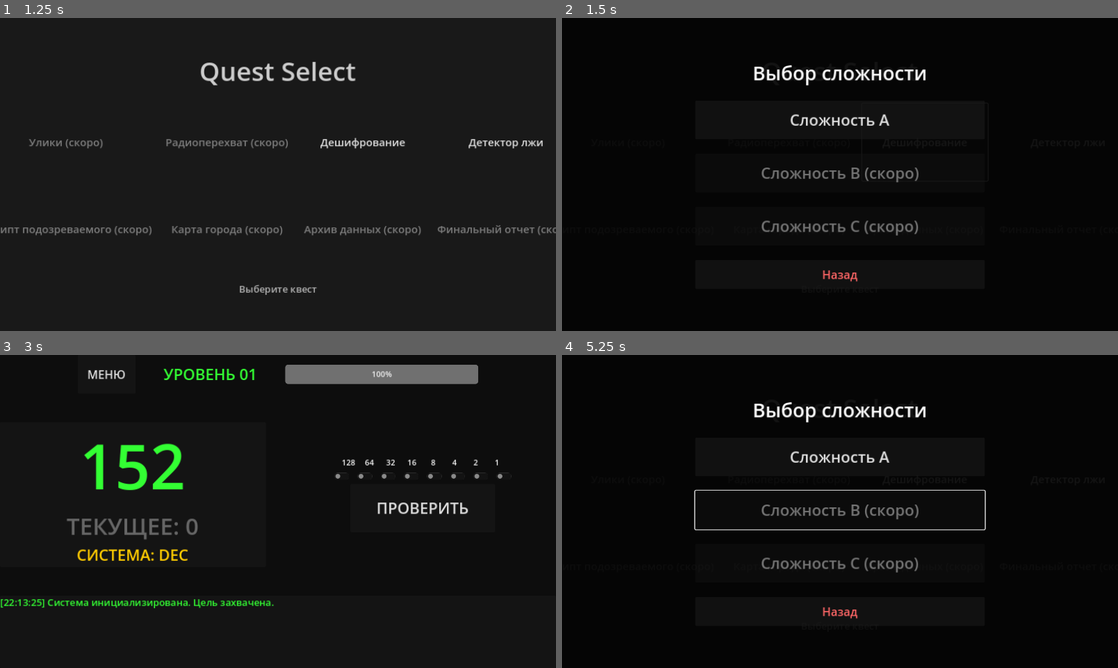
Above: before the commit, frames 1-4 (two rows, left to right).
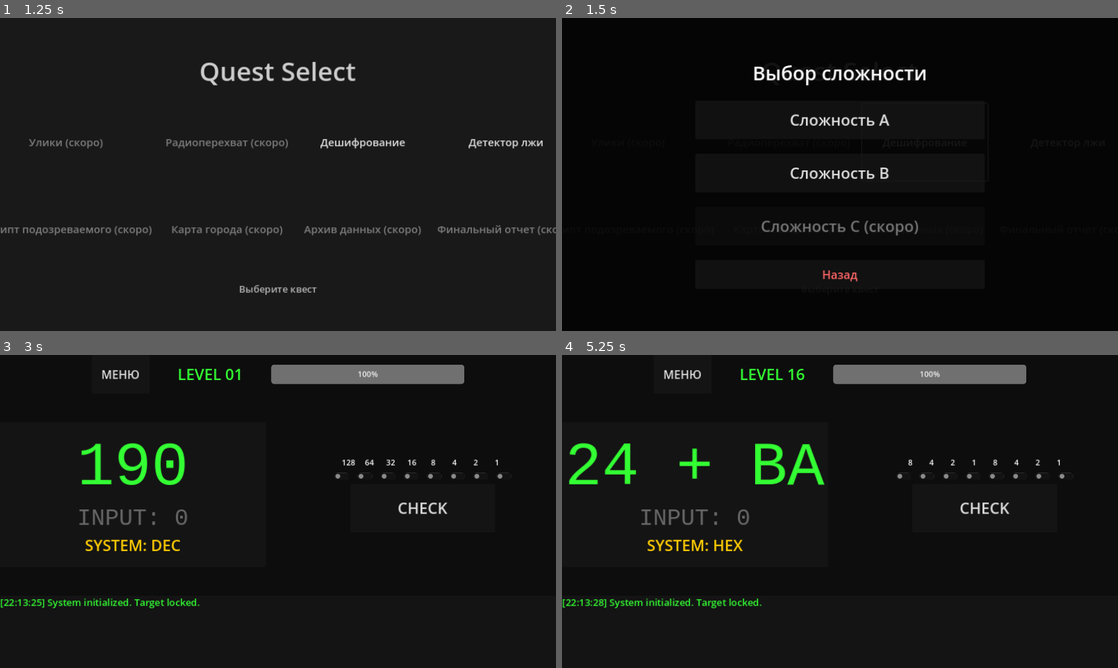
Above: after the commit, the same moments.

Repository: Nurik-dotcom/untmatric
Game: Godot game, scene res://scenes/MainMenu.tscn
The game is run twice, just before and just after one commit, with the same random seed, the same clock (stepped at 60 frames per second) and the same inputs.
Inputs (mouse positions are in pixels of both pictures, inside the frame that each line leads up to):
- Up to frame 1 (1.25 s): click "Start" at 0.5 s
- Up to frame 2 (1.5 s): click "Дешифрование" at 1.25 s
- Up to frame 3 (3 s): click "Детектор лжи" at 2 s; click "Сложность A" at 2.75 s
- Up to frame 4 (5.25 s): click "МЕНЮ" at 3.5 s; click "Дешифрование" at 4.25 s; click (840, 511) at 5 s, where only the run after the commit has a clickable "Сложность B"

Frame 1 is identical in both runs. In frame 2, 0.6% of the frame differs, in the area x 35-65%, y 47-53%; in frame 3, 4.6%; in frame 4, 8.1%, in the area x 0-92%, y 3-85%.

Commit message:
Descryptor B

Diff:
--- a/scenes/Decryptor.gd
+++ b/scenes/Decryptor.gd
@@ -19,6 +19,11 @@
 var current_input: int = 0
 var is_level_active: bool = false
 
+const SWIPE_MIN: float = 60.0
+const SWIPE_MAX_Y: float = 40.0
+var _swipe_start_pos: Vector2 = Vector2.ZERO
+var _swipe_tracking: bool = false
+
 # System Colors
 const COLOR_NORMAL = Color("33ff33") # Green
 const COLOR_WARN = Color("ffcc00")   # Amber
@@ -48,12 +53,37 @@
 	# Start Game Immediately (Modal is now in QuestSelect)
 	start_level(GlobalMetrics.current_level_index)
 
+func _unhandled_input(event):
+	if event is InputEventScreenTouch:
+		if event.pressed:
+			if _is_in_switches(event.position):
+				_swipe_start_pos = event.position
+				_swipe_tracking = true
+		else:
+			if _swipe_tracking:
+				var delta = event.position - _swipe_start_pos
+				if abs(delta.x) >= SWIPE_MIN and abs(delta.y) <= SWIPE_MAX_Y:
+					_apply_shift_left()
+				_swipe_tracking = false
+	elif event is InputEventMouseButton:
+		# Desktop swipe simulation with mouse drag
+		if event.pressed:
+			if _is_in_switches(event.position):
+				_swipe_start_pos = event.position
+				_swipe_tracking = true
+		else:
+			if _swipe_tracking:
+				var delta_mouse = event.position - _swipe_start_pos
+				if abs(delta_mouse.x) >= SWIPE_MIN and abs(delta_mouse.y) <= SWIPE_MAX_Y:
+					_apply_shift_left()
+				_swipe_tracking = false
+
 func start_level(level_idx):
 	GlobalMetrics.start_level(level_idx)
 	is_level_active = true
 
-	# Generate Target
-	current_target = randi_range(1, 255)
+	# Target from GlobalMetrics (A or B)
+	current_target = GlobalMetrics.current_target_value
 	current_input = 0
 
 	# Update UI for Mode
@@ -64,26 +94,21 @@
 	for child in container_switches.get_children():
 		child.set_pressed_no_signal(false)
 
-	# Display Target
-	var display_text = ""
-	if mode == "DEC":
-		display_text = "%d" % current_target
-	elif mode == "OCT":
-		display_text = "%o" % current_target
-	elif mode == "HEX":
-		display_text = "%X" % current_target
-
-	lbl_target.text = display_text
-	lbl_system.text = "СИСТЕМА: %s" % mode
-	lbl_level.text = "УРОВЕНЬ %02d" % (level_idx + 1)
-	btn_check.text = "ПРОВЕРИТЬ"
-
-	log_message("Система инициализирована. Цель захвачена.", COLOR_NORMAL)
+	# Display Target or Example
+	if level_idx >= 15:
+		lbl_target.text = _format_example(mode)
+	else:
+		lbl_target.text = _format_value(current_target, mode)
+
+	lbl_system.text = "SYSTEM: %s" % mode
+	lbl_level.text = "LEVEL %02d" % (level_idx + 1)
+	btn_check.text = "CHECK"
+
+	log_message("System initialized. Target locked.", COLOR_NORMAL)
 	_on_stability_changed(100.0, 0)
 
 	# Reset preview
 	update_preview_display()
-
 func update_visuals_for_mode(mode):
 	var weights = []
 	if mode == "DEC":
@@ -100,24 +125,9 @@
 		labels[i].text = str(weights[i])
 
 func update_preview_display():
-	# Only visible for Complexity A (Levels 0-14)
-	if GlobalMetrics.current_level_index >= 15:
-		lbl_preview.visible = false
-		return
-
 	lbl_preview.visible = true
 	var mode = GlobalMetrics.current_mode
-	var preview_text = ""
-
-	if mode == "DEC":
-		preview_text = "ТЕКУЩЕЕ: %d" % current_input
-	elif mode == "OCT":
-		preview_text = "ТЕКУЩЕЕ: %o" % current_input
-	elif mode == "HEX":
-		preview_text = "ТЕКУЩЕЕ: %X" % current_input
-
-	lbl_preview.text = preview_text
-
+	lbl_preview.text = "INPUT: %s" % _format_value(current_input, mode)
 func _on_switch_toggled(pressed: bool, bit_index: int):
 	# Bit index 0 in UI is usually MSB (leftmost), but mathematically bit 0 is LSB.
 	# Let's assume UI is MSB -> LSB (Switch 0 is 128, Switch 7 is 1).
@@ -171,10 +181,9 @@
 func _on_stability_changed(new_val, change):
 	progress_stability.value = new_val
 	if new_val <= 0:
-		log_message("КРИТИЧЕСКИЙ СБОЙ. БЛОКИРОВКА СИСТЕМЫ.", COLOR_ERROR)
 		is_level_active = false
 		btn_check.disabled = true
-
+		start_safe_mode_analysis()
 func _on_shield_triggered(name, duration):
 	log_message("ЩИТ БЕЗОПАСНОСТИ: %s. ЖДИТЕ %s с." % [name, duration], COLOR_WARN)
 	# Could disable button here
@@ -189,7 +198,97 @@
 	log_text.add_text("[%s] %s\n" % [time_str, msg])
 	log_text.pop()
 
+func _is_in_switches(pos: Vector2) -> bool:
+	return container_switches.get_global_rect().has_point(pos)
+
+func _apply_shift_left():
+	current_input = (current_input << 1) & 0xFF
+	_sync_switches_to_input()
+	update_preview_display()
+
+func _sync_switches_to_input():
+	var switches = container_switches.get_children()
+	for i in range(switches.size()):
+		var bit = 7 - i
+		var pressed = ((current_input >> bit) & 1) == 1
+		switches[i].set_pressed_no_signal(pressed)
+
+func _format_value(val: int, mode: String) -> String:
+	if mode == "DEC":
+		return "%d" % val
+	elif mode == "OCT":
+		return "%o" % val
+	elif mode == "HEX":
+		return "%X" % val
+	return "%d" % val
+
+func _format_example(mode: String) -> String:
+	var a = GlobalMetrics.current_reg_a
+	var b = GlobalMetrics.current_reg_b
+	var op = GlobalMetrics.current_operator
+	var a_txt = _format_value(a, mode)
+	var b_txt = _format_value(b, mode)
+	if op == GlobalMetrics.Operator.ADD:
+		return "%s + %s" % [a_txt, b_txt]
+	elif op == GlobalMetrics.Operator.SUB:
+		return "%s - %s" % [a_txt, b_txt]
+	else:
+		return "%s << %s" % [a_txt, b_txt]
+
+func start_safe_mode_analysis():
+	log_message("РЕЖИМ БЕЗОПАСНОСТИ: анализ переноса", COLOR_WARN)
+	if GlobalMetrics.current_level_index < 15:
+		log_message("Анализ доступен только для уровней арифметики.", COLOR_WARN)
+		return
+
+	var a = GlobalMetrics.current_reg_a
+	var b = GlobalMetrics.current_reg_b
+	var op = GlobalMetrics.current_operator
+
+	if op == GlobalMetrics.Operator.ADD:
+		var carry = 0
+		for bit in range(8):
+			var abit = (a >> bit) & 1
+			var bbit = (b >> bit) & 1
+			var sum = abit + bbit + carry
+			var res = sum & 1
+			var new_carry = (sum >> 1) & 1
+			log_message("Разряд %d: %d+%d+%d = %d, перенос %d" % [bit + 1, abit, bbit, carry, res, new_carry], COLOR_WARN)
+			var input_bit = (current_input >> bit) & 1
+			if input_bit != res:
+				log_message("Ошибка в %d-м разряде: %d+%d+%d=10, перенос -> %d" % [bit + 1, abit, bbit, carry, bit + 2], COLOR_ERROR)
+				break
+			carry = new_carry
+	elif op == GlobalMetrics.Operator.SUB:
+		var borrow = 0
+		for bit in range(8):
+			var abit = (a >> bit) & 1
+			var bbit = (b >> bit) & 1
+			var diff = abit - bbit - borrow
+			var used_borrow = borrow
+			if diff < 0:
+				diff += 2
+				borrow = 1
+				if bit == 3:
+					log_message("Заём из старшего полубайта", COLOR_WARN)
+			else:
+				borrow = 0
+			log_message("Разряд %d: %d-%d-%d = %d" % [bit + 1, abit, bbit, used_borrow, diff], COLOR_WARN)
+			var input_bit = (current_input >> bit) & 1
+			if input_bit != diff:
+				log_message("Ошибка в %d-м разряде: требуется заём" % [bit + 1], COLOR_ERROR)
+				break
+	else:
+		var shift = GlobalMetrics.current_reg_b
+		log_message("SHIFT << %d" % shift, COLOR_WARN)
+		for bit in range(8 - shift):
+			var src = (a >> bit) & 1
+			log_message("%d -> %d : %d" % [bit + 1, bit + 1 + shift, src], COLOR_WARN)
+
 # --- Navigation ---
 func _on_menu_button_pressed():
 	# Go back to Quest Select
 	get_tree().change_scene_to_file("res://scenes/QuestSelect.tscn")
+
+func _on_complexity_a_pressed():
+	pass
--- a/scenes/Decryptor.tscn
+++ b/scenes/Decryptor.tscn
@@ -1,6 +1,9 @@
-[gd_scene load_steps=2 format=3 uid="uid://bx4x0id1k60k4"]
+[gd_scene load_steps=3 format=3 uid="uid://bx4x0id1k60k4"]
 
 [ext_resource type="Script" path="res://scenes/Decryptor.gd" id="1_script"]
+
+[sub_resource type="SystemFont" id="SystemFont_1"]
+font_names = PackedStringArray("Courier New", "Consolas", "Liberation Mono")
 
 [node name="Decryptor" type="Control"]
 layout_mode = 3
@@ -82,6 +85,7 @@
 [node name="TargetValue" type="Label" parent="MainLayout/ContentContainer/LeftPanel/ScreenPanel/VBox"]
 layout_mode = 2
 theme_override_colors/font_color = Color(0.2, 1, 0.2, 1)
+theme_override_fonts/font = SubResource("SystemFont_1")
 theme_override_font_sizes/font_size = 128
 text = "000"
 horizontal_alignment = 1
@@ -89,6 +93,7 @@
 [node name="PreviewValue" type="Label" parent="MainLayout/ContentContainer/LeftPanel/ScreenPanel/VBox"]
 layout_mode = 2
 theme_override_colors/font_color = Color(0.4, 0.4, 0.4, 1)
+theme_override_fonts/font = SubResource("SystemFont_1")
 theme_override_font_sizes/font_size = 48
 text = "ТЕКУЩЕЕ: 0"
 horizontal_alignment = 1
--- a/scenes/QuestSelect.gd
+++ b/scenes/QuestSelect.gd
@@ -36,7 +36,7 @@
 
 const MODAL_TITLE_TEXT = "\u0412\u044b\u0431\u043e\u0440 \u0441\u043b\u043e\u0436\u043d\u043e\u0441\u0442\u0438"
 const COMPLEXITY_A_TEXT = "\u0421\u043b\u043e\u0436\u043d\u043e\u0441\u0442\u044c A"
-const COMPLEXITY_B_TEXT = "\u0421\u043b\u043e\u0436\u043d\u043e\u0441\u0442\u044c B (\u0441\u043a\u043e\u0440\u043e)"
+const COMPLEXITY_B_TEXT = "\u0421\u043b\u043e\u0436\u043d\u043e\u0441\u0442\u044c B"
 const COMPLEXITY_C_TEXT = "\u0421\u043b\u043e\u0436\u043d\u043e\u0441\u0442\u044c C (\u0441\u043a\u043e\u0440\u043e)"
 const BTN_CLOSE_TEXT = "\u041d\u0430\u0437\u0430\u0434"
 
@@ -87,15 +87,17 @@
 	btn_city.disabled = true
 	btn_archive.disabled = true
 	btn_report.disabled = true
-	btn_complexity_b.disabled = true
 	btn_complexity_c.disabled = true
 
 func _on_decryptor_pressed():
 	selected_quest_type = QuestType.DECRYPTOR
+	btn_complexity_b.disabled = false
 	modal.visible = true
 
 func _on_lie_detector_pressed():
 	selected_quest_type = QuestType.LOGIC_GATE
+	btn_complexity_b.disabled = true
+	btn_complexity_c.disabled = true
 	modal.visible = true
 
 func _on_locked_pressed():
@@ -109,7 +111,10 @@
 		get_tree().change_scene_to_file("res://scenes/LogicQuestA.tscn")
 
 func _on_complexity_b_pressed():
-	pass
+	if selected_quest_type != QuestType.DECRYPTOR:
+		return
+	GlobalMetrics.current_level_index = 15
+	get_tree().change_scene_to_file("res://scenes/Decryptor.tscn")
 
 func _on_complexity_c_pressed():
 	pass
--- a/scripts/GlobalMetrics.gd
+++ b/scripts/GlobalMetrics.gd
@@ -10,6 +10,12 @@
 var stability: float = 100.0
 var current_level_index: int = 0
 var current_mode: String = "DEC" # DEC, OCT, HEX
+var current_target_value: int = 0
+
+enum Operator { ADD, SUB, SHIFT_L }
+var current_reg_a: int = 0
+var current_reg_b: int = 0
+var current_operator: Operator = Operator.ADD
 
 # Anti-Spam / Shields
 var check_timestamps: Array[float] = []
@@ -18,7 +24,7 @@
 
 # Level Configuration (Complexity A)
 # 15 Levels: 1-5 DEC, 6-10 OCT, 11-15 HEX
-const MAX_LEVELS = 15
+const MAX_LEVELS = 30
 
 func _ready():
 	reset_engine()
@@ -26,6 +32,10 @@
 func reset_engine():
 	stability = 100.0
 	current_level_index = 0
+	current_target_value = 0
+	current_reg_a = 0
+	current_reg_b = 0
+	current_operator = Operator.ADD
 	check_timestamps.clear()
 	last_checked_bits.clear()
 	blocked_until = 0.0
@@ -37,7 +47,10 @@
 		current_mode = "DEC"
 	elif index < 10:
 		current_mode = "OCT"
-	else:
+	elif index < 15:
+		current_mode = "HEX"
+	else:
+		# Complexity B uses a single system (HEX) for arithmetic focus
 		current_mode = "HEX"
 
 	# Reset shields for the new level/attempt if desired,
@@ -47,6 +60,11 @@
 	emit_signal("stability_changed", stability, 0)
 	check_timestamps.clear()
 	last_checked_bits.clear()
+
+	if index >= 15:
+		_generate_arithmetic_example()
+	else:
+		current_target_value = randi_range(1, 255)
 
 # Returns (success: bool, info: Dictionary)
 func check_solution(target_val: int, input_val: int) -> Dictionary:
@@ -134,19 +152,42 @@
 
 func _check_lazy_search(current_input: int, current_hd: int) -> bool:
 	if current_hd <= 2: return false
-	if last_checked_bits.size() < 3: return false
-
-	# Check last 3 inputs. If difference between consecutive inputs is small...
-	# TDD: "If 3 checks in a row player changes < 3 unique bits"
-	# Let's look at the last input only for simplicity or track full history
-	var last_input = last_checked_bits[-1]
-	var diff = _calculate_hamming_distance(current_input, last_input)
-
-	# This is a simplified logic. Real logic would track the last 3 checks.
-	# For now, if change is small (<3 bits) and we are wrong, flag it.
-	if diff < 3:
-		return true
-	return false
+
+	var inputs = last_checked_bits.duplicate()
+	inputs.append(current_input)
+	# Need at least 4 inputs to analyze 3 transitions
+	if inputs.size() < 4:
+		return false
+
+	var unique_changed: Dictionary = {}
+	var start = inputs.size() - 4
+	for i in range(start, inputs.size() - 1):
+		var diff = inputs[i] ^ inputs[i + 1]
+		for bit in range(8):
+			if (diff & (1 << bit)) != 0:
+				unique_changed[bit] = true
+
+	return unique_changed.size() < 3
+
+func _generate_arithmetic_example():
+	# Pick an operator for Complexity B
+	var op_pick = randi() % 3
+	current_operator = Operator.ADD if op_pick == 0 else Operator.SUB if op_pick == 1 else Operator.SHIFT_L
+
+	if current_operator == Operator.ADD:
+		current_reg_a = randi_range(0, 255)
+		current_reg_b = randi_range(0, 255 - current_reg_a)
+		current_target_value = current_reg_a + current_reg_b
+	elif current_operator == Operator.SUB:
+		current_reg_a = randi_range(0, 255)
+		current_reg_b = randi_range(0, current_reg_a)
+		current_target_value = current_reg_a - current_reg_b
+	else:
+		# SHIFT_L by 1..3, ensure result <= 255
+		current_reg_b = randi_range(1, 3)
+		var max_a = 255 >> current_reg_b
+		current_reg_a = randi_range(0, max_a)
+		current_target_value = current_reg_a << current_reg_b
 
 func _record_input_history(val: int):
 	last_checked_bits.append(val)
